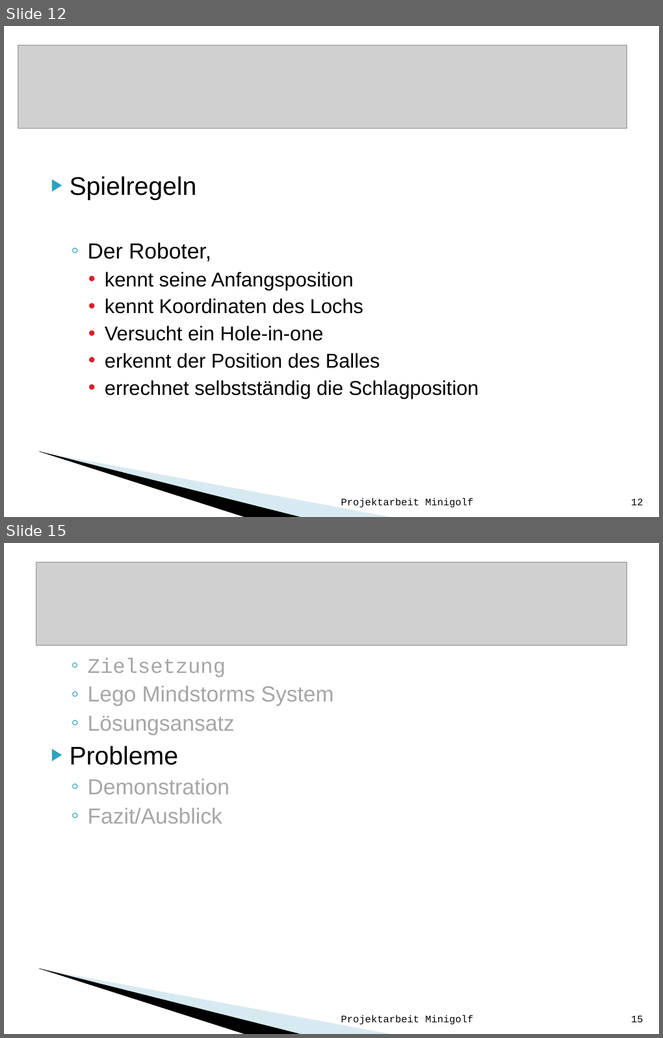
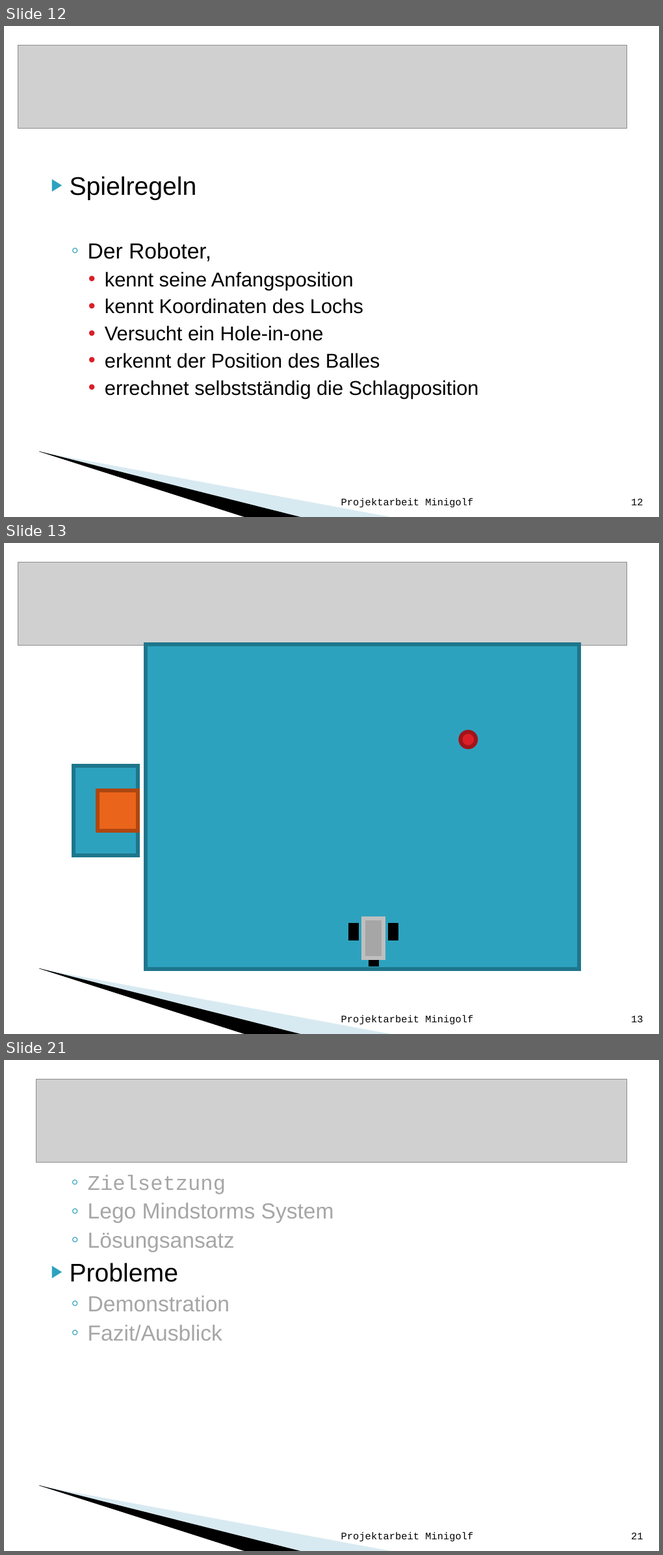
Before and after one commit to Rabbit2Clone/LegoMinigolfV1, a slide deck: Minigolf_mit_Lego_Mindstorms.ppt. Shown one above the other, each under a label of ours: slides 12 and 15 before the commit, slides 12, 13 and 21 after it; the slides between them are not shown. The pictures are 663x1038 and 663x1555 pixels, drawn with LibreOffice and Linux fonts; fonts in the diff are those of the drawing; grey boxes stand for pictures; background and template pictures are left out. Boxes give left, top, right and bottom in pixels: in the first picture for what was removed or moved away, otherwise in the second. Text is boxed around its words. In the diff, an @@ line names an element or a change of style, - is before the commit and + after.

```diff
--- a/Minigolf_mit_Lego_Mindstorms.ppt
+++ b/Minigolf_mit_Lego_Mindstorms.ppt
@@ slide 13 added at (x1=4, y1=543, x2=659, y2=1034), background #FFFFFF; not listed: 2 template elements that a slide beside it also shows @@
@@ picture added at (x1=18, y1=562, x2=627, y2=645) @@
@@ group added at (x1=74, y1=644, x2=579, y2=969): 7 rectangles, 1 ellipse @@
@@ text added at (x1=341, y1=1016, x2=473, y2=1025), 11 pt, text #000000 @@
+Projektarbeit Minigolf
@@ page number added at (x1=631, y1=1016, x2=643, y2=1023), 11 pt, text #000000 @@
+13
@@ what was slide 15 is now slide 21 @@
@@ page number at (x1=631, y1=1533, x2=643, y2=1540): text changed @@
-15
+21
```
Also in this commit, not shown: 3 slides changed, 5 other slides added, 3 other files.
